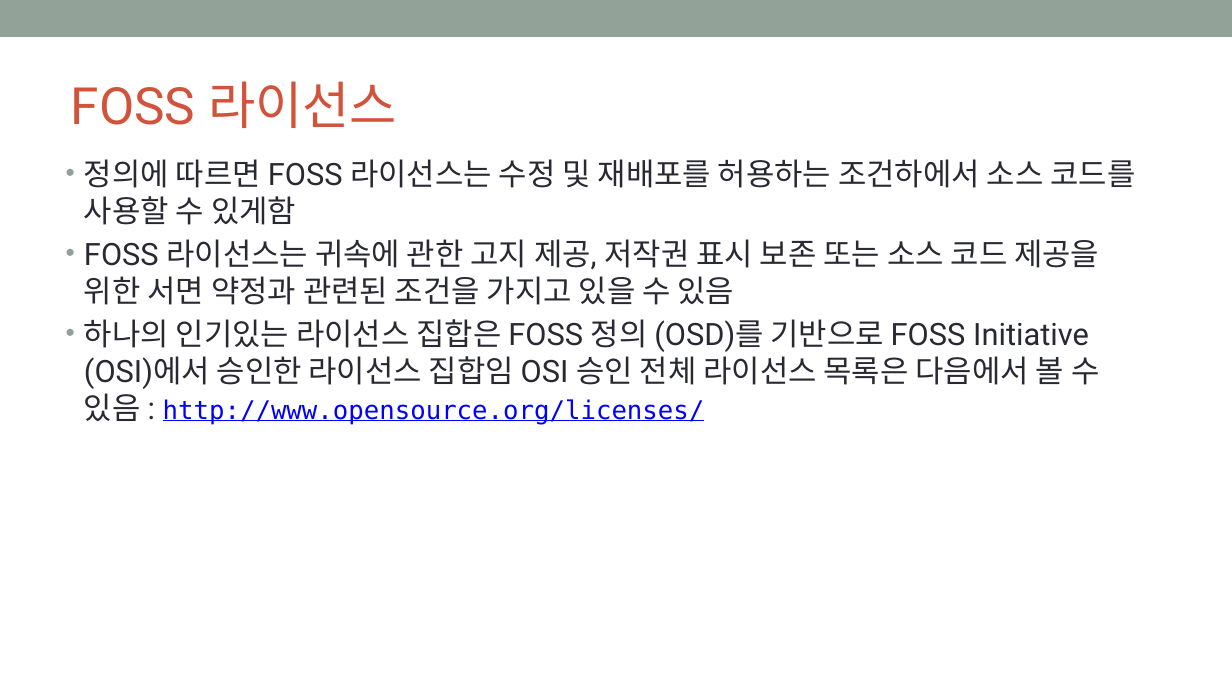
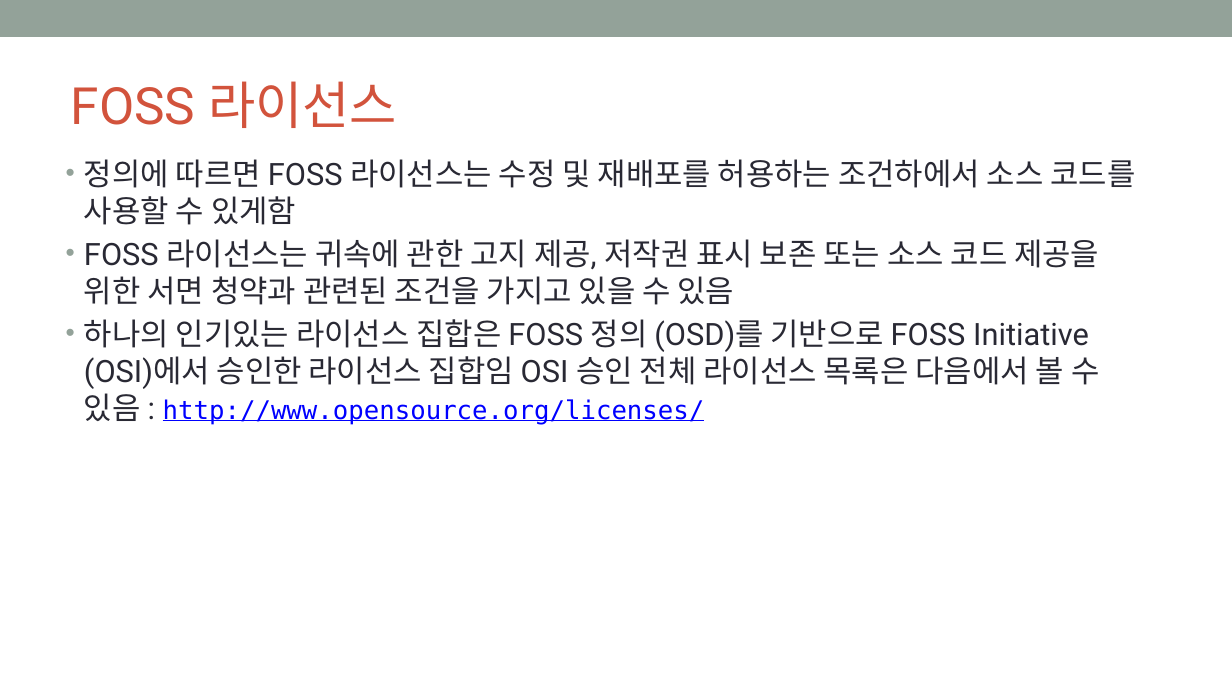
Before and after one commit to OpenChain-KWG/Curriculum-Translation-KR, a slide deck: slide 13 of target/slides/openchain-curriculum-for-1-1.pptx. Drawn at 1232x693 pixels with LibreOffice and Linux fonts; fonts in the diff are those of the drawing; background and template pictures are left out. Boxes give left, top, right and bottom in pixels: in the first picture for what was removed or moved away, otherwise in the second. Text is boxed around its words. In the diff, an @@ line names an element or a change of style, - is before the commit and + after.

```diff
--- a/target/slides/openchain-curriculum-for-1-1.pptx
+++ b/target/slides/openchain-curriculum-for-1-1.pptx
@@ text at [84,239,1099,305]: text changed @@
-• FOSS 라이선스는 귀속에 관한 고지 제공, 저작권 표시 보존 또는 소스 코드 제공을 위한 서면 약정과 관련된 조건을 가지고 있을 수 있음
+• FOSS 라이선스는 귀속에 관한 고지 제공, 저작권 표시 보존 또는 소스 코드 제공을 위한 서면 청약과 관련된 조건을 가지고 있을 수 있음
```
Also in this commit, not shown: 11 other slides changed, 6 slides added, 6 slides removed, 7 other files.
